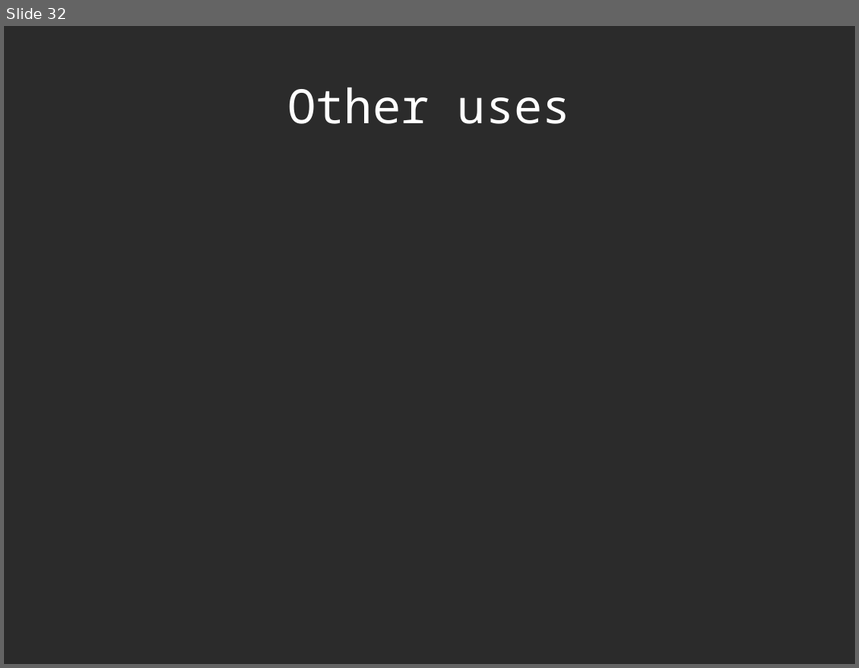
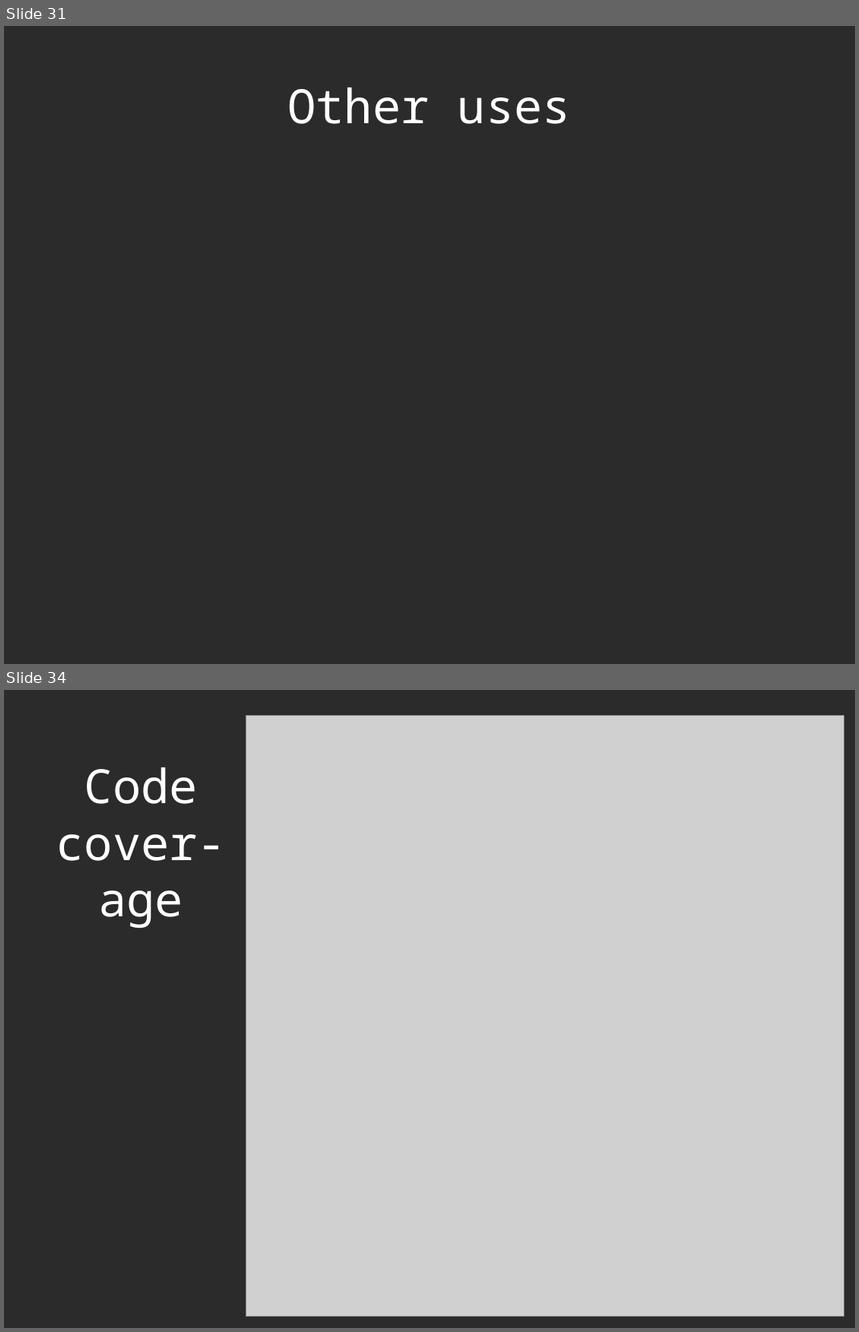
Before and after one commit to richelbilderbeek/CppPresentations, a slide deck: TravisPipeline/TravisPipeline.odp. Shown one above the other, each under a label of ours: slide 32 before the commit, slides 31 and 34 after it; the slides between them are not shown. The pictures are 859x668 and 859x1332 pixels, drawn with LibreOffice and Linux fonts; fonts in the diff are those of the drawing; grey boxes stand for pictures; background and template pictures are left out; a plain dark background stands for a picture behind light text. Boxes give left, top, right and bottom in pixels: in the first picture for what was removed or moved away, otherwise in the second. Text is boxed around its words. In the diff, an @@ line names an element or a change of style, - is before the commit and + after.

```diff
--- a/TravisPipeline/TravisPipeline.odp
+++ b/TravisPipeline/TravisPipeline.odp
@@ slide 34 added at bbox=[4, 690, 855, 1328], background picture (left out) @@
@@ picture added at bbox=[246, 716, 845, 1317] @@
@@ title added at bbox=[56, 768, 226, 928], 44 pt, text #FFFFFF @@
+Code cover-age
@@ what was slide 32 is now slide 31 @@
```
Also in this commit, not shown: 6 slides changed, 5 other slides added, 1 slide removed, 12 other files.
